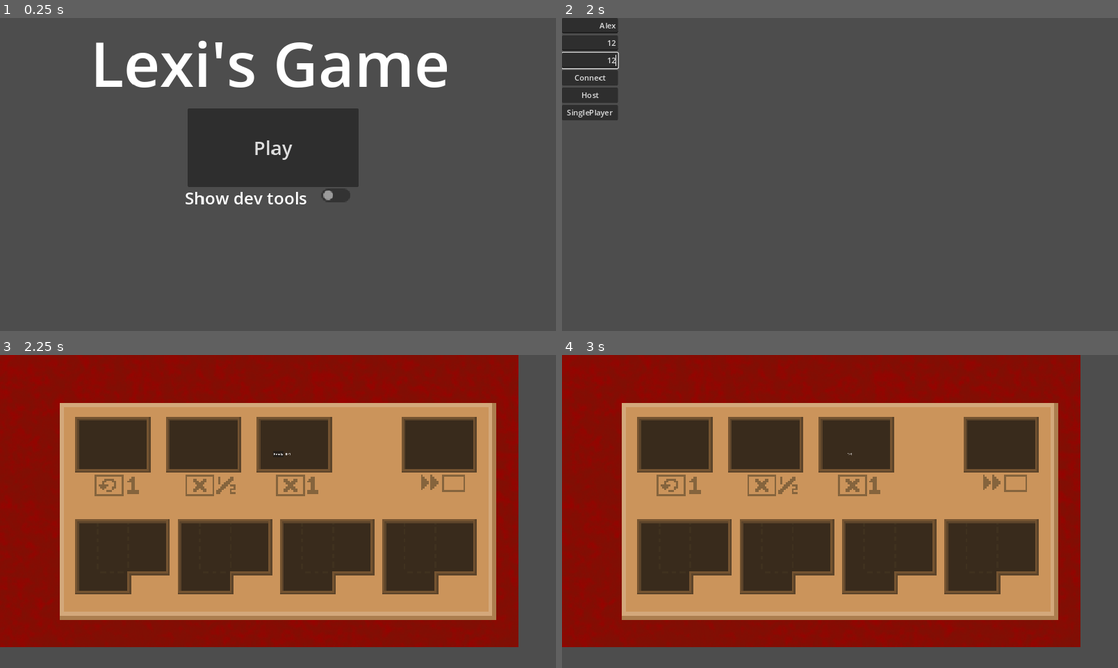
Above: before the commit, frames 1-4 (two rows, left to right).
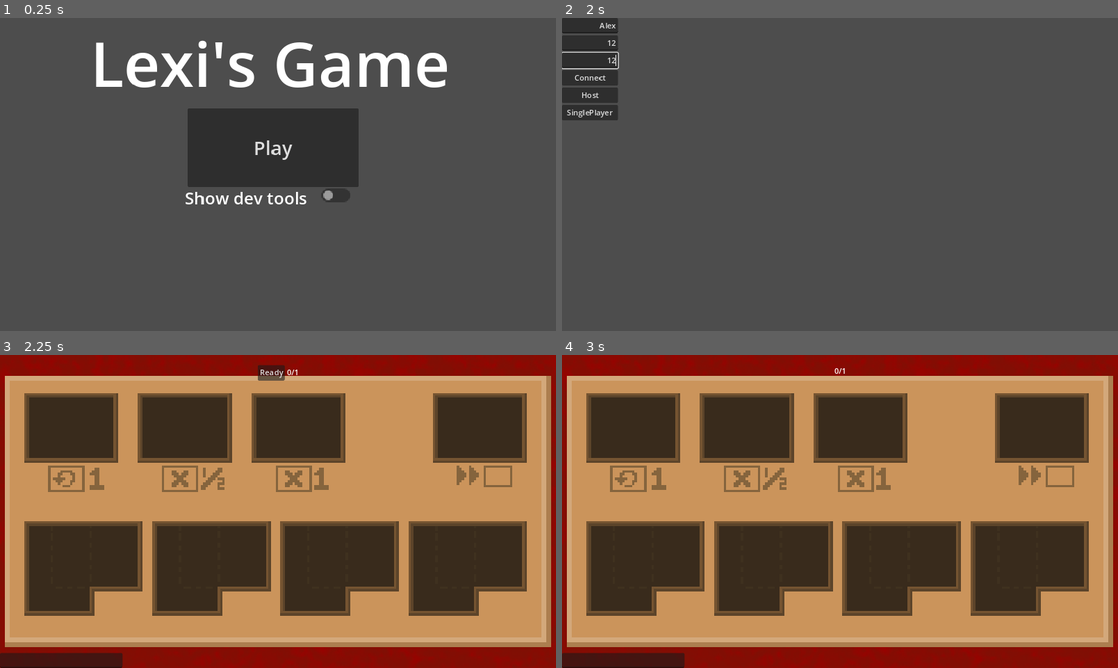
Above: after the commit, the same moments.

Repository: sowelilekusi/bordello
Game: Godot game, scene res://Scenes/main_menu.tscn
Same seed, same stepped clock (60 frames per second), same inputs: the game is played once before the commit and once after it.
Inputs (mouse positions are in pixels of both pictures, inside the frame that each line leads up to):
- Up to frame 1 (0.25 s): no input
- Up to frame 2 (2 s): click "Play" at 0.5 s; click (589, 24) at 1.27 s; type "Alex" at 1.35 s; click (589, 43) at 1.5 s; type "12" at 1.58 s; click (589, 61) at 1.73 s; type "12" at 1.82 s
- Up to frame 3 (2.25 s): click "Host" at 2 s
- Up to frame 4 (3 s): click "Ready" at 2.75 s

Frames 1-2 are identical in both runs. In frame 3, 63% of the frame differs, in the area x 0-100%, y 0-100%; in frame 4, 63%.
Error after the commit: Invalid call. Nonexistent function 'slide_to_position' in base 'Nil'. (res://Scripts/PlayerStateMachine/player_controller.gd:15)

Commit message:
shuffle sync works, chat boxes work, initial hand draw works, players cant share a username

Diff:
--- a/PlayerBoard.gd
+++ b/PlayerBoard.gd
@@ -1,12 +1,2 @@
 class_name PlayerBoard
 extends Node2D
-
-
-# Called when the node enters the scene tree for the first time.
-func _ready() -> void:
-	pass # Replace with function body.
-
-
-# Called every frame. 'delta' is the elapsed time since the previous frame.
-func _process(delta: float) -> void:
-	pass
--- a/Scenes/Table.tscn
+++ b/Scenes/Table.tscn
@@ -1,8 +1,7 @@
-[gd_scene load_steps=5 format=3 uid="uid://x8fd0k3qhn1x"]
+[gd_scene load_steps=4 format=3 uid="uid://x8fd0k3qhn1x"]
 
 [ext_resource type="Texture2D" uid="uid://crk6m37iy1itk" path="res://Assets/table.png" id="1_gchuv"]
 [ext_resource type="Script" path="res://Scripts/game.gd" id="1_ne3d3"]
-[ext_resource type="Script" path="res://Scripts/chat.gd" id="4_dww8o"]
 [ext_resource type="PackedScene" uid="uid://y2i3u6n1oowh" path="res://Scenes/deck.tscn" id="4_ugbip"]
 
 [node name="Table" type="Node2D" node_paths=PackedStringArray("worker_deck", "client_deck", "worker_discard", "client_discard", "seat1", "seat2", "seat3", "seat4")]
@@ -47,22 +46,3 @@
 position = Vector2(1313, -747)
 
 [node name="Players" type="Node2D" parent="."]
-
-[node name="LobbyCamera" type="Camera2D" parent="."]
-zoom = Vector2(0.225, 0.225)
-
-[node name="RichTextLabel" type="RichTextLabel" parent="LobbyCamera"]
-offset_left = -2563.0
-offset_top = 687.0
-offset_right = -1417.0
-offset_bottom = 1259.0
-theme_override_font_sizes/normal_font_size = 50
-scroll_following = true
-script = ExtResource("4_dww8o")
-
-[node name="LineEdit" type="LineEdit" parent="LobbyCamera"]
-offset_left = -2547.0
-offset_top = 1276.0
-offset_right = -1421.0
-offset_bottom = 1421.0
-theme_override_font_sizes/font_size = 50
--- a/Scenes/human_player.tscn
+++ b/Scenes/human_player.tscn
@@ -3,74 +3,91 @@
 [ext_resource type="Script" path="res://Scripts/PlayerStateMachine/human_controller.gd" id="1_4thxs"]
 [ext_resource type="Theme" uid="uid://d26ldkm1br1bo" path="res://UI_Theme.tres" id="2_ja0q8"]
 
-[node name="HumanPlayer" type="Node2D"]
+[node name="HumanPlayer" type="Node2D" node_paths=PackedStringArray("hand_position")]
 script = ExtResource("1_4thxs")
+hand_position = NodePath("Node2D")
+
+[node name="Node2D" type="Node2D" parent="."]
 
 [node name="Camera2D" type="Camera2D" parent="."]
-visible = false
-zoom = Vector2(0.4, 0.4)
+zoom = Vector2(0.501, 0.501)
 
-[node name="UI" type="Control" parent="."]
-visible = false
+[node name="CanvasLayer" type="CanvasLayer" parent="."]
+
+[node name="UI" type="Control" parent="CanvasLayer"]
 layout_mode = 3
-anchors_preset = 0
-offset_right = 40.0
-offset_bottom = 40.0
+anchors_preset = 15
+anchor_right = 1.0
+anchor_bottom = 1.0
+grow_horizontal = 2
+grow_vertical = 2
 theme = ExtResource("2_ja0q8")
 
-[node name="Cash" type="Label" parent="UI"]
-visible = false
-layout_mode = 0
-offset_left = -561.0
-offset_top = -27.0
-offset_right = -521.0
-offset_bottom = -1.0
-text = "$100"
+[node name="Cash" type="Label" parent="CanvasLayer/UI"]
+layout_mode = 2
+offset_top = 312.0
+offset_right = 1152.0
+offset_bottom = 335.0
 
-[node name="Profit" type="Label" parent="UI"]
-visible = false
-layout_mode = 0
-offset_left = -521.0
-offset_top = -27.0
-offset_right = -481.0
-offset_bottom = -1.0
+[node name="Profit" type="Label" parent="CanvasLayer/UI"]
+layout_mode = 2
+offset_top = 311.0
+offset_right = 1152.0
+offset_bottom = 337.0
 theme_override_colors/font_color = Color(0, 0.870588, 0, 1)
-text = "+23
+text = "
 "
 
-[node name="Loss" type="Label" parent="UI"]
-visible = false
-layout_mode = 0
-offset_left = -491.0
-offset_top = -27.0
-offset_right = -451.0
-offset_bottom = -1.0
+[node name="Loss" type="Label" parent="CanvasLayer/UI"]
+layout_mode = 2
+offset_top = 312.0
+offset_right = 1152.0
+offset_bottom = 335.0
 theme_override_colors/font_color = Color(0.909804, 0, 0, 1)
-text = "-38"
 
-[node name="Phase" type="Label" parent="UI"]
-visible = false
-layout_mode = 0
-offset_left = -113.0
-offset_top = -311.0
-offset_right = 103.0
-offset_bottom = -285.0
-text = "{Management / Shift} Phase"
+[node name="Phase" type="Label" parent="CanvasLayer/UI"]
+layout_mode = 2
+offset_top = 312.0
+offset_right = 1152.0
+offset_bottom = 335.0
 
-[node name="LobbyReadyButton" type="Button" parent="UI"]
-layout_mode = 0
-offset_left = -26.0
-offset_top = -313.0
-offset_right = 30.0
-offset_bottom = -282.0
+[node name="HBoxContainer" type="HBoxContainer" parent="CanvasLayer/UI"]
+layout_mode = 1
+anchors_preset = -1
+anchor_left = 0.5
+anchor_right = 0.5
+offset_left = -42.5
+offset_top = 21.0
+offset_right = 42.5
+offset_bottom = 31.0
+grow_horizontal = 2
+alignment = 1
+
+[node name="LobbyReadyButton" type="Button" parent="CanvasLayer/UI/HBoxContainer"]
+layout_mode = 2
 text = "Ready"
 
-[node name="LobbyReadyLabel" type="Label" parent="UI"]
-layout_mode = 0
-offset_left = 39.0
-offset_top = -309.0
-offset_right = 79.0
-offset_bottom = -283.0
-text = "0/4"
+[node name="LobbyReadyLabel" type="Label" parent="CanvasLayer/UI/HBoxContainer"]
+layout_mode = 2
+text = "0/1"
+horizontal_alignment = 1
+vertical_alignment = 1
 
-[connection signal="pressed" from="UI/LobbyReadyButton" to="." method="_on_lobby_ready_button_pressed"]
+[node name="VBoxContainer" type="VBoxContainer" parent="CanvasLayer/UI"]
+layout_mode = 1
+anchors_preset = -1
+anchor_top = 1.0
+anchor_bottom = 1.0
+offset_top = -178.0
+offset_right = 254.0
+grow_vertical = 0
+
+[node name="RichTextLabel" type="RichTextLabel" parent="CanvasLayer/UI/VBoxContainer"]
+layout_mode = 2
+size_flags_vertical = 3
+
+[node name="LineEdit" type="LineEdit" parent="CanvasLayer/UI/VBoxContainer"]
+layout_mode = 2
+
+[connection signal="pressed" from="CanvasLayer/UI/HBoxContainer/LobbyReadyButton" to="." method="_on_lobby_ready_button_pressed"]
+[connection signal="text_submitted" from="CanvasLayer/UI/VBoxContainer/LineEdit" to="." method="_on_line_edit_text_submitted"]
--- a/Scripts/PlayerStateMachine/human_controller.gd
+++ b/Scripts/PlayerStateMachine/human_controller.gd
@@ -1,25 +1,42 @@
 class_name HumanController
 extends PlayerController
+
+signal ready_button_pressed(int)
+signal chat_message_submitted(String)
+
+@onready var ready_button = $CanvasLayer/UI/HBoxContainer/LobbyReadyButton
+@onready var ready_label = $CanvasLayer/UI/HBoxContainer/LobbyReadyLabel
+@onready var canvas = $CanvasLayer
+@onready var chat_box = $CanvasLayer/UI/VBoxContainer/RichTextLabel
 
 
 func _ready() -> void:
 	if not is_multiplayer_authority():
+		canvas.visible = false
 		return
 	$Camera2D.make_current()
-	$UI.visible = true
 
 
 @rpc("call_local")
-func ready_player():
-	game.ready_player(own_id)
+func ready_self():
+	ready_button_pressed.emit(player_info["id"])
 
 
 @rpc("any_peer")
-func update_ready_label():
-	$UI/LobbyReadyLabel.text = str(game.readied_players.size()) + "/" + str(game.players.size())
+func update_ready_label(readied_players, total_players):
+	ready_label.text = str(readied_players) + "/" + str(total_players)
 
 
 func _on_lobby_ready_button_pressed() -> void:
-	rpc("ready_player")
-	$UI/LobbyReadyButton.visible = false
-	update_ready_label()
+	rpc("ready_self")
+	ready_button.visible = false
+
+
+func add_chat_line(line: String) -> void:
+	chat_box.text += line
+
+
+func _on_line_edit_text_submitted(new_text: String) -> void:
+	var msg = "[" + player_info["username"] + "] " + new_text + "\n"
+	$CanvasLayer/UI/VBoxContainer/LineEdit.text = ""
+	chat_message_submitted.emit(msg)
--- a/Scripts/PlayerStateMachine/player_controller.gd
+++ b/Scripts/PlayerStateMachine/player_controller.gd
@@ -1,6 +1,16 @@
 class_name PlayerController
 extends Node
 
-var game: Game
-var board: PlayerBoard
-var own_id: int
+var player_info
+@export var hand_position: Node2D
+var hand = []
+
+
+func draft(cards, _pick):
+	var xxx = (250.0 * cards.size()) / 2.0
+	for x in cards.size():
+		var card = cards[x]
+		var ratio = float(x) / float(cards.size() - 1)
+		var xx = lerpf(-1 * xxx, xxx, ratio)
+		card.slide_to_position(hand_position.global_position.x + xx, hand_position.global_position.y, 0.0, 0.2)
+		hand.append(card)
--- a/Scripts/deck.gd
+++ b/Scripts/deck.gd
@@ -36,7 +36,7 @@
 	mouse_exited.emit()
 
 
-func draw() -> Card:
+func draw_card() -> Card:
 	return cards.pop_back()
 
 
@@ -51,3 +51,9 @@
 
 func shuffle() -> void:
 	cards.shuffle()
+
+
+func order(node_paths) -> void:
+	cards = []
+	for path in node_paths:
+		cards.append(get_node(path))
--- a/Scripts/game.gd
+++ b/Scripts/game.gd
@@ -21,8 +21,9 @@
 @export var seat4: Node2D
 
 var networked_controllers: Array[HumanController] = []
-var players = []
-var readied_players = []
+var current_player := 0
+var players: Array[PlayerController] = []
+var readied_players: Array[int] = []
 
 var _worker_scene = preload("res://Scenes/worker_card.tscn")
 var _client_scene = preload("res://Scenes/client_card.tscn")
@@ -96,17 +97,30 @@
 		PlayerType.HUMAN:
 			controller = _human_scene.instantiate()
 			networked_controllers.append(controller)
+			controller.ready_button_pressed.connect(ready_player)
+			controller.chat_message_submitted.connect(message)
+			var player_info = {}
+			player_info["id"] = id
+			player_info["username"] = username
+			controller.player_info = player_info
 		PlayerType.BOT:
 			controller = _bot_scene.instantiate()
 	controller.name = str(id)
 	controller.set_multiplayer_authority(id)
-	controller.own_id = id
-	controller.game = self as Game
-	controller.board = board as PlayerBoard
 	board.add_child(controller)
-	players.append(id)
+	players.append(controller)
 	for player in networked_controllers:
-		player.rpc("update_ready_label")
+		player.rpc("update_ready_label", readied_players.size(), players.size())
+
+
+@rpc("call_local", "any_peer") #called from message() by player signals
+func relay_chat_message(msg):
+	for player in networked_controllers:
+		player.add_chat_line(msg)
+
+
+func message(msg):
+	rpc("relay_chat_message", msg)
 
 
 func ready_player(id):
@@ -115,8 +129,40 @@
 	if readied_players.size() == players.size():
 		start_game()
 	for player in networked_controllers:
-		player.rpc("update_ready_label")
+		player.rpc("update_ready_label", readied_players.size(), players.size())
 
 
 func start_game():
-	print("Game started!")
+	#Only the host should shuffle the decks
+	if is_multiplayer_authority():
+		randomize()
+		var deck_order = []
+		for card in worker_deck.cards:
+			deck_order.append(card.get_path())
+		rpc("send_worker_order", deck_order)
+		deck_order = []
+		for card in client_deck.cards:
+			deck_order.append(card.get_path())
+		rpc("send_client_order", deck_order)
+		for player in players:
+			rpc("draft_workers", player.player_info["username"], 4, 2)
+
+
+@rpc
+func send_worker_order(node_paths):
+	worker_deck.order(node_paths)
+
+
+@rpc
+func send_client_order(node_paths):
+	client_deck.order(node_paths)
+
+
+@rpc("call_local")
+func draft_workers(player, draw_amount, pick_amount):
+	var cards = []
+	for x in draw_amount:
+		cards.append(worker_deck.draw_card())
+	for x in players:
+		if x.player_info["username"] == player:
+			x.draft(cards, pick_amount)
--- a/Scripts/network_lobby.gd
+++ b/Scripts/network_lobby.gd
@@ -17,7 +17,6 @@
 	game = game_scene.instantiate() as Game
 
 
-
 func host_server() -> void:
 	if $UI/Username.text == "":
 		return
@@ -28,12 +27,10 @@
 
 	player_info[1] = $UI/Username.text
 	add_player(1, player_info[1])
-	game.get_node("LobbyCamera/LineEdit").text_submitted.connect(text_message)
 
 	multiplayer.peer_connected.connect(
 		func(new_peer_id):
 			rpc_id(new_peer_id, "add_previous_players", connected_players)
-			#rpc("add_new_player", new_peer_id)
 	)
 
 
@@ -48,6 +45,7 @@
 	add_child(game)
 	player_info[multiplayer.get_unique_id()] = $UI/Username.text
 
+
 func add_player(peer_id, username):
 	connected_players[peer_id] = username
 	game.add_player(peer_id, username, game.PlayerType.HUMAN)
@@ -58,15 +56,11 @@
 	add_player(peer_id, username)
 
 
-func text_message(new_text):
-	game.get_node("LobbyCamera/RichTextLabel").rpc("add_line", player_info[multiplayer.get_unique_id()], new_text)
-	game.get_node("LobbyCamera/LineEdit").text = ""
-
-
 @rpc
 func add_previous_players(players):
 	for key in players:
+		if players[key] == player_info[multiplayer.get_unique_id()]:
+			player_info[multiplayer.get_unique_id()] += "_"
 		add_player(key, players[key])
 		rpc_id(key, "add_new_player", multiplayer.get_unique_id(), player_info[multiplayer.get_unique_id()])
 	add_player(multiplayer.get_unique_id(), player_info[multiplayer.get_unique_id()])
-	game.get_node("LobbyCamera/LineEdit").text_submitted.connect(text_message)
--- a/Scripts/player.gd
+++ b/Scripts/player.gd
@@ -168,22 +168,6 @@
 	selected_worker.slide_to_position(slot.position.x, slot.position.y, 0.0, 0.3)
 	selected_worker = null
 
-#Shift Phase
-	#1. Swap 1 time token on each worker over to the stress side
-	#2. Pick up the next client card in the deck, and either assign it to
-	#   a worker or place it in the no service pile
-	#3. If a worker both has no client, and at least one stress token, remove
-	#   a stress token
-
-#Management Phase
-	#Market Research
-		#Look at the 10 clients, and place them back in the same order
-	#Targeted Advertising
-		#Search through the client discard deck, and add all clients
-		#with one extra type to your shift deck
-	#Roster Worker
-		#Add 1 worker from your hand into the next open slot on your board
-
 
 func _on_area_2d_input_event(_viewport, event, _shape_idx):
 	if event is InputEventMouseButton and event.pressed:
Not shown, changed: export_presets.cfg
Not shown, changed: ideas.txt
